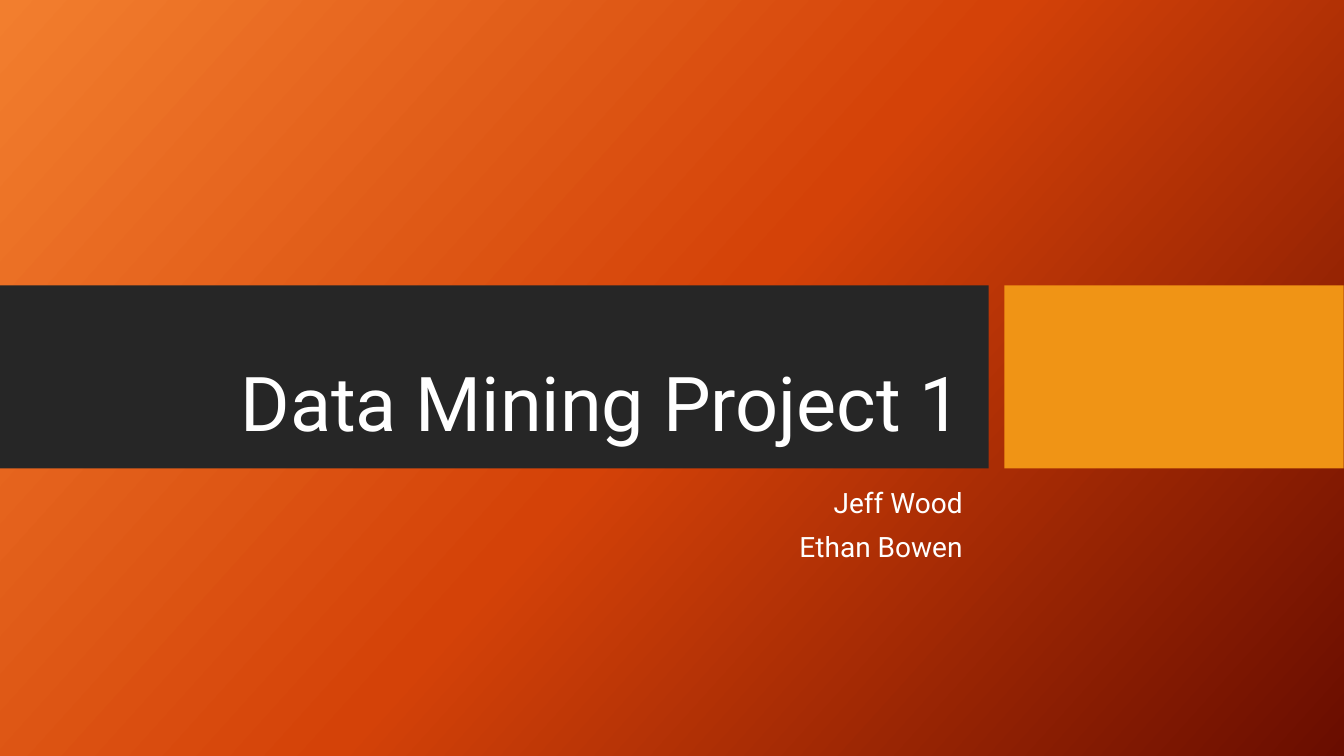
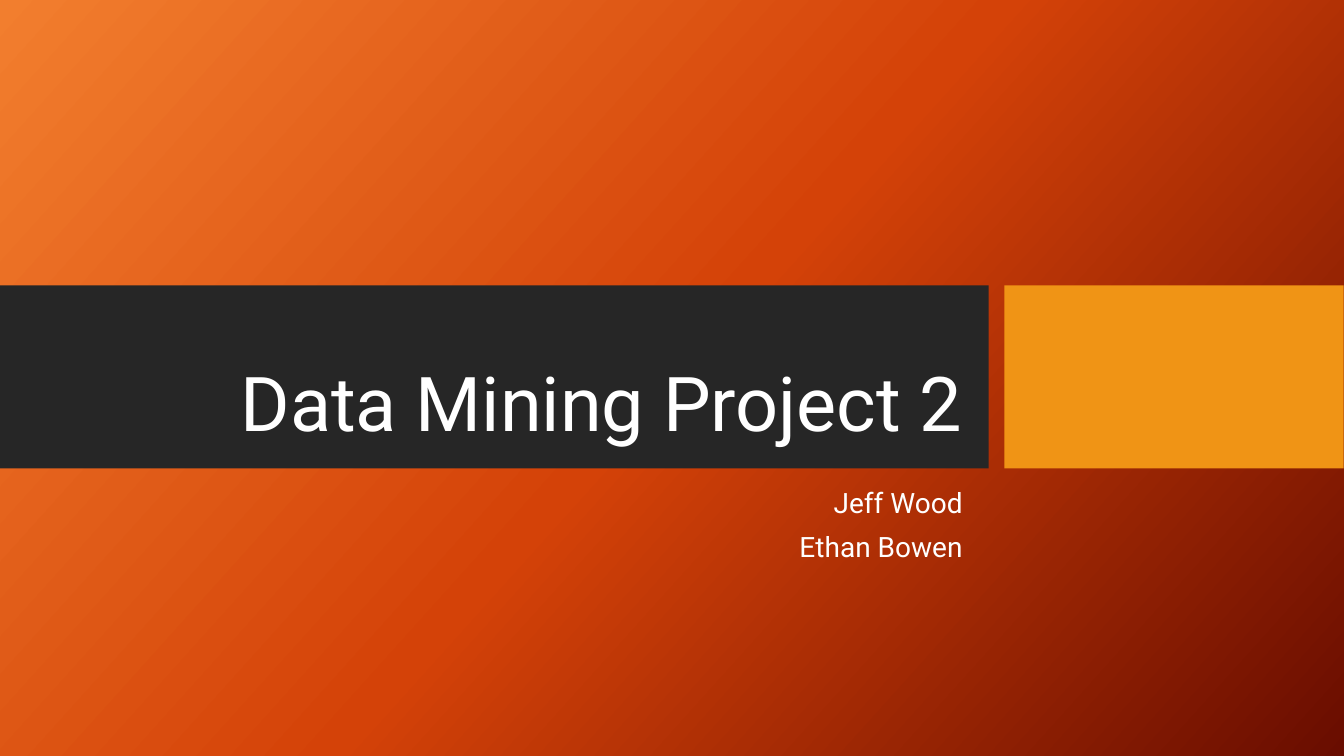
Before and after one commit to WoodMath/cse5334, a slide deck: slide 1 of hw02/Data Mining Project 2.pptx. Drawn at 1344x756 pixels with LibreOffice and Linux fonts; fonts in the diff are those of the drawing; background and template pictures are left out. Boxes give left, top, right and bottom in pixels: in the first picture for what was removed or moved away, otherwise in the second. Text is boxed around its words. In the diff, an @@ line names an element or a change of style, - is before the commit and + after.

```diff
--- a/hw02/Data Mining Project 2.pptx
+++ b/hw02/Data Mining Project 2.pptx
@@ title at <box>240,376,962,447</box>: text changed @@
-Data Mining Project 1
+Data Mining Project 2
```
Also in this commit, not shown: 4 slides added, 11 slides removed, 5 other files.
